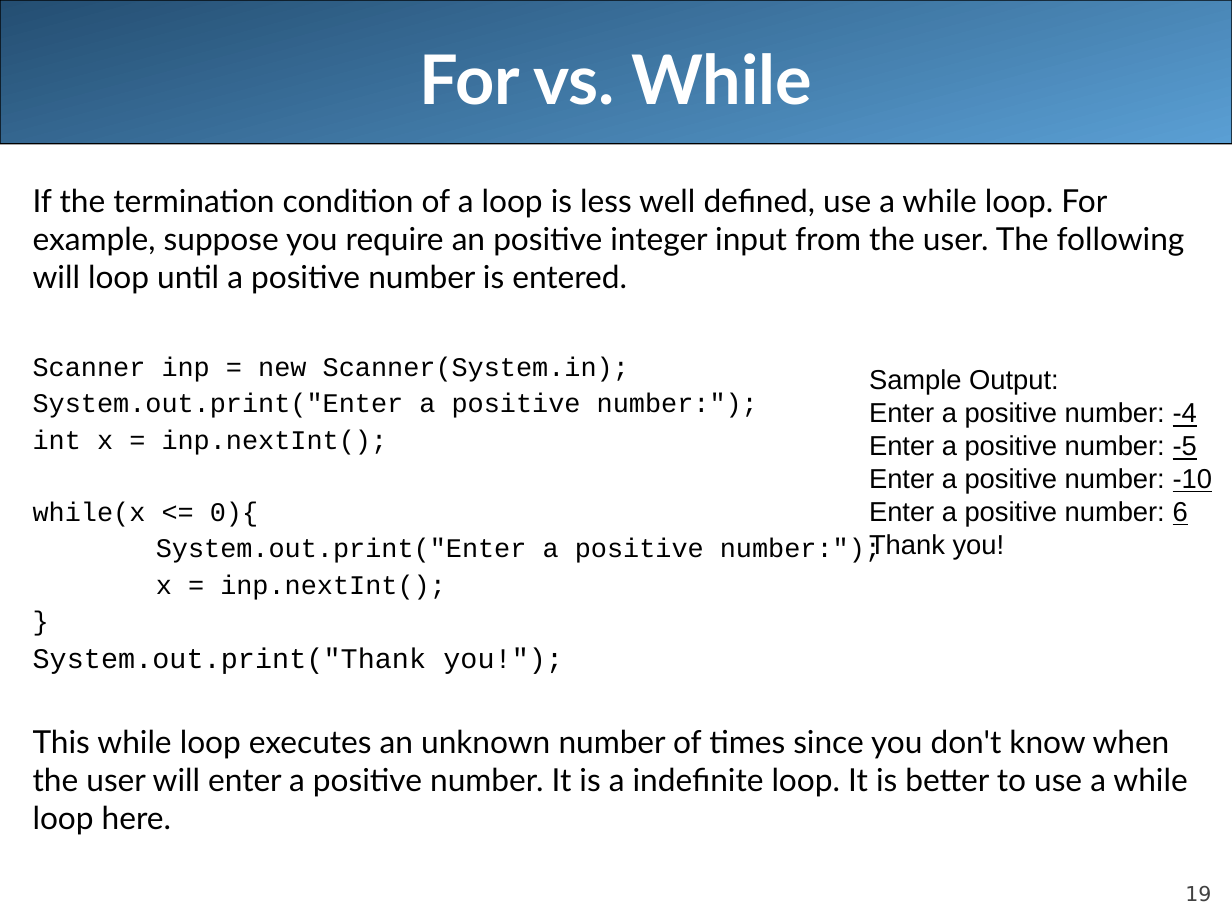
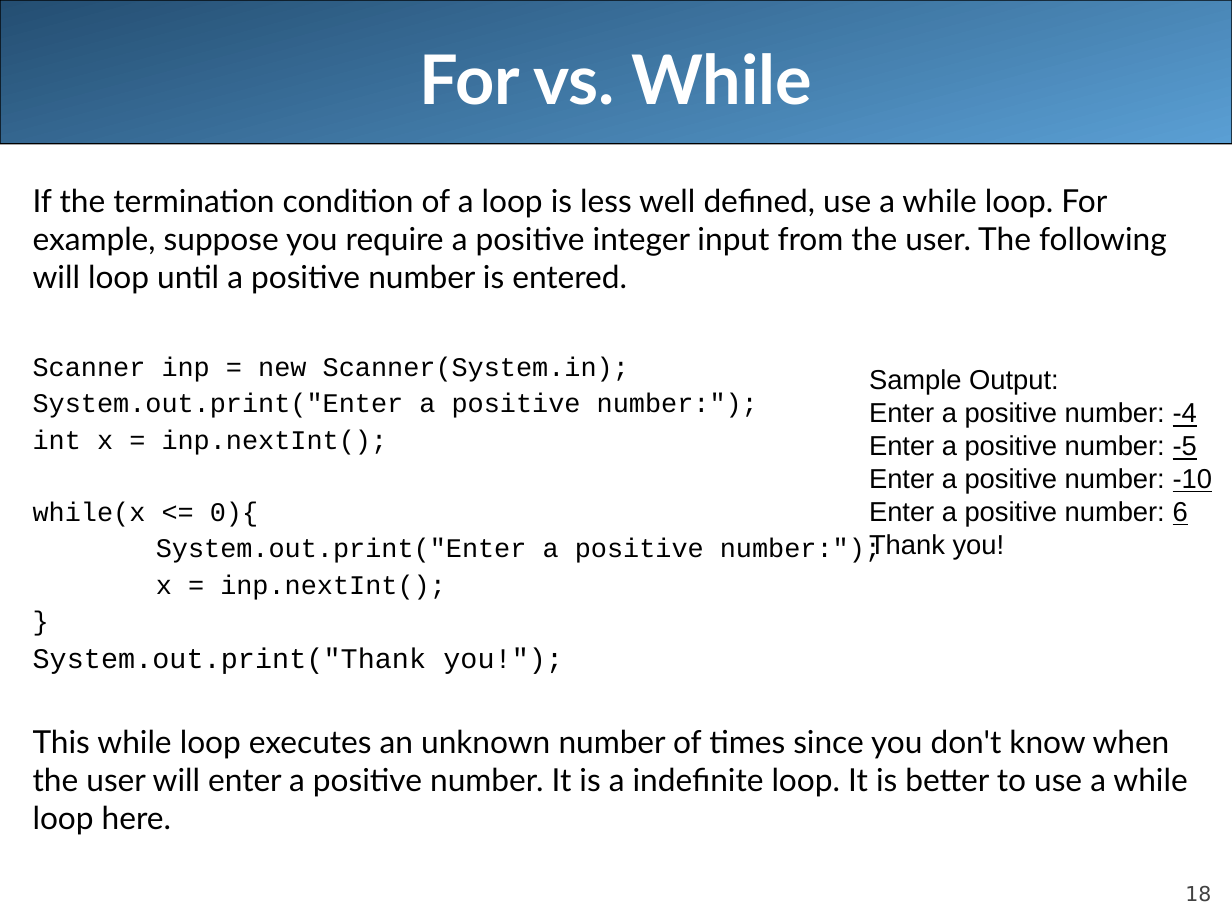
Before and after one commit to LongBaoNguyen/longbaonguyen.github.io, a slide deck: slide 18 of courses/apcsa/lecture11.ppt (slide 19 before the commit). Drawn at 1232x924 pixels with LibreOffice and Linux fonts; fonts in the diff are those of the drawing. Boxes give left, top, right and bottom in pixels: in the first picture for what was removed or moved away, otherwise in the second. Text is boxed around its words. In the diff, an @@ line names an element or a change of style, - is before the commit and + after.

```diff
--- a/courses/apcsa/lecture11.ppt
+++ b/courses/apcsa/lecture11.ppt
@@ text at (x1=33, y1=188, x2=1167, y2=294): text changed @@
-If the termination condition of a loop is less well defined, use a while loop. For example, suppose you require an positive integer input from the user. The following will loop until a positive number is entered.
+If the termination condition of a loop is less well defined, use a while loop. For example, suppose you require a positive integer input from the user. The following will loop until a positive number is entered.
@@ page number at (x1=1185, y1=885, x2=1211, y2=902): text changed @@
-19
+18
```
Also in this commit, not shown: 3 other slides changed, 3 slides removed, 2 other files.
